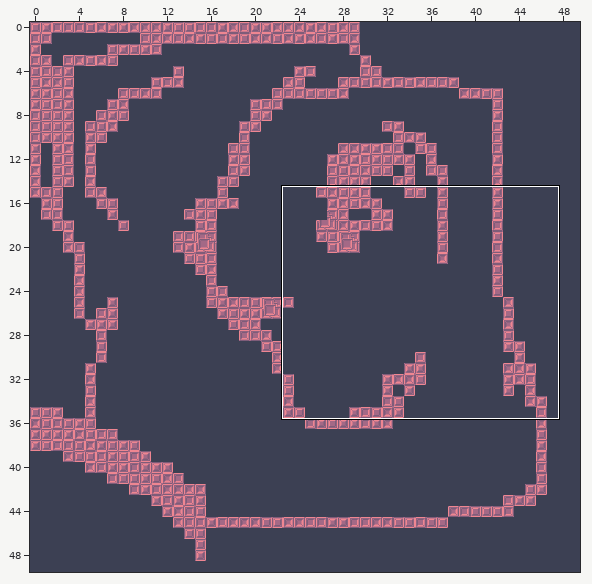
Tiled map -- assets/maps/map.tmx. Above, an overview of the earlier version with the close-up marked.
Close-up. As it was:
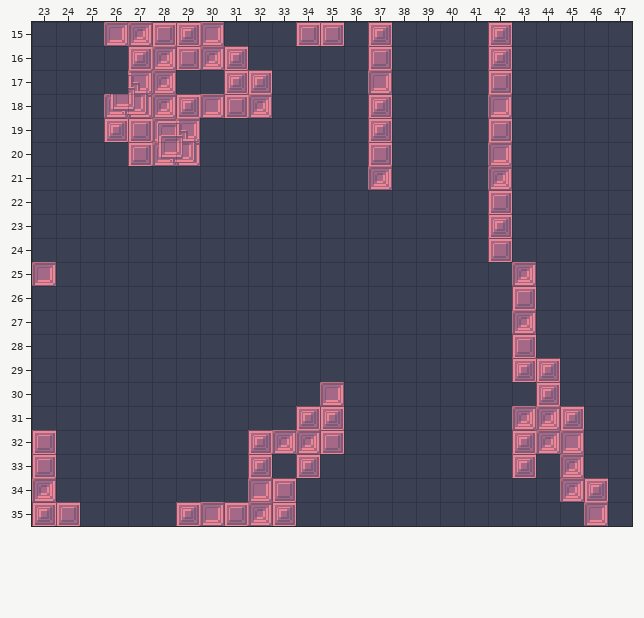
Cells are 16x16 px. Shown: x 23..47, y 15..35. The commit also changed other parts of the map, which this record leaves out.
And afterwards:
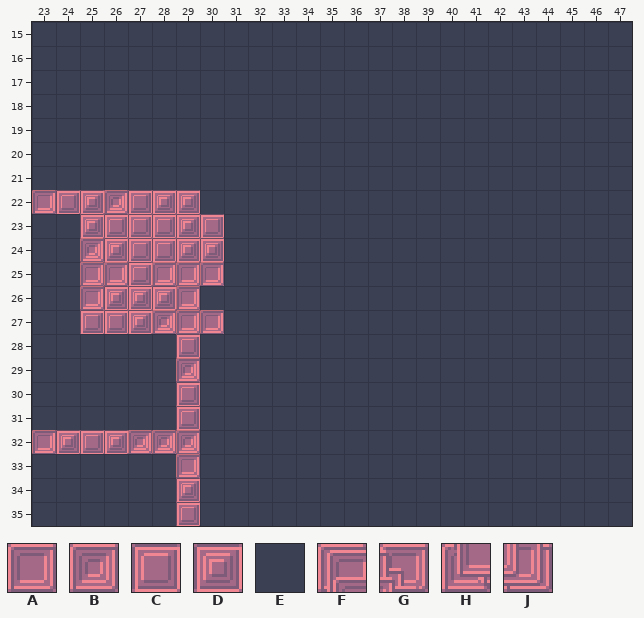
Key: from "tiles": A 1, B 2, C 3, D 4, E 10, F 11, G 12, H 21, J 22.
_ is an empty cell, . an unchanged one.
Change:
--- layer "Tile Layer 1"
@@ x 23..46 @@
-15 ...ABCDA...CC.D....D....
-16 ....DBCBD.....C....D....
-17 ....GB..DD....A....C....
-18 ...HJBDACB....D....A....
-19 ...DCFG.......D....C....
-20 ....CHJ.......C....A....
-21 ..............B....B....
-22 EEEEEEE............C....
-23 ..EEEEEE...........D....
-24 ..EEEEEE...........C....
-25 A.EEEEEE............B...
-26 ..EEEEE.............C...
-27 ..EEEEEE............B...
-28 ......E.............C...
-29 ......E.............DD..
-30 ......E.....A........D..
-31 ......E....DD.......BBD.
-32 CEEEEEE..DBBC.......DBA.
-33 C.....E..D.D........D.B.
-34 B.....E..AC...........BD
-35 DC....DACBD............A
+15 ...EEEEE...EE.E....E....
+16 ....EEEEE.....E....E....
+17 ....EE..EE....E....E....
+18 ...EEEEEEE....E....E....
+19 ...EEEE.......E....E....
+20 ....EEE.......E....E....
+21 ..............E....E....
+22 ACDBCDD............E....
+23 ..DCCCDC...........E....
+24 ..BDCCDD...........E....
+25 E.AACAAA............E...
+26 ..ADDDA.............E...
+27 ..CCDBAA............E...
+28 ......C.............E...
+29 ......B.............EE..
+30 ......C.....E........E..
+31 ......C....EE.......EEE.
+32 ADCDBBB..EEEE.......EEE.
+33 E.....A..E.E........E.E.
+34 E.....D..EE...........EE
+35 EE....CEEEE............E
Where, in picture pixels (left, top, right, bottom), the same in both close-ups:
changed: (104, 22, 272, 166)
changed: (296, 22, 344, 46)
changed: (368, 22, 392, 190)
changed: (488, 22, 608, 526)
changed: (32, 190, 344, 526)
